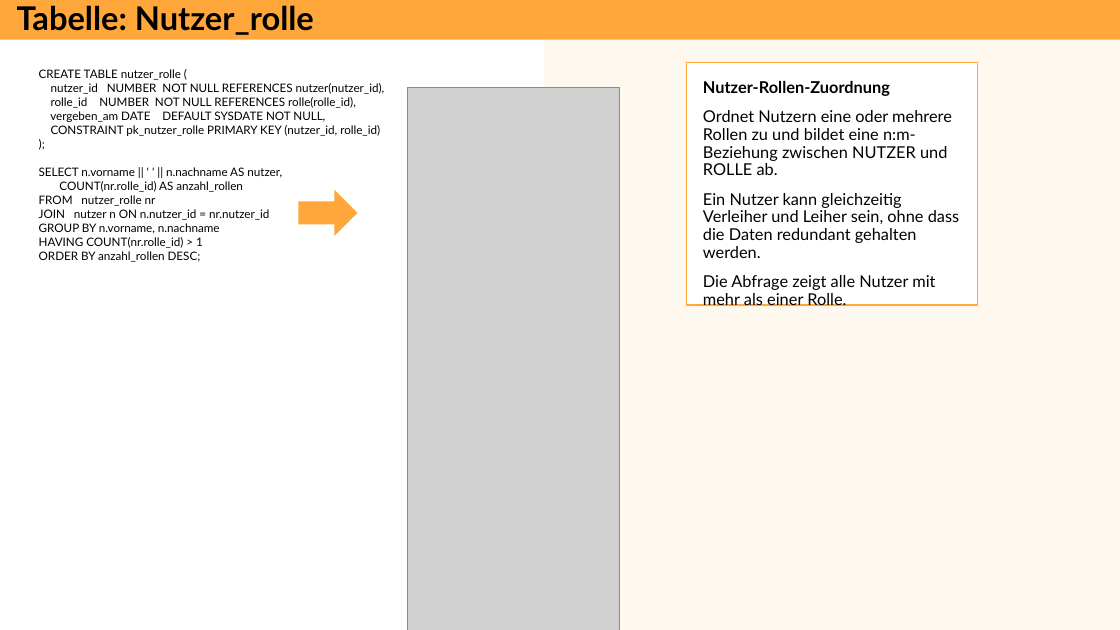
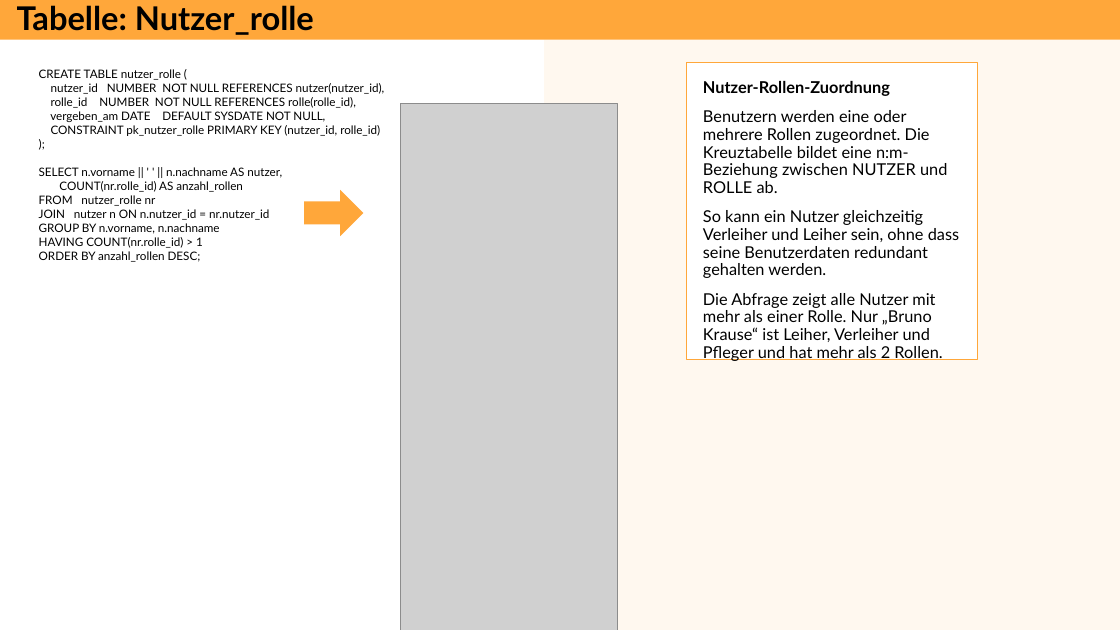
Before and after one commit to superdent/iu_datamart, a slide deck: slide 23 of dokumentation/phase2.pptx. Drawn at 1120x630 pixels with LibreOffice and Linux fonts; fonts in the diff are those of the drawing; grey boxes stand for pictures. Boxes give left, top, right and bottom in pixels: in the first picture for what was removed or moved away, otherwise in the second. Text is boxed around its words. In the diff, an @@ line names an element or a change of style, - is before the commit and + after.

```diff
--- a/dokumentation/phase2.pptx
+++ b/dokumentation/phase2.pptx
@@ rectangle "Nutzer-Rollen-Zuordnung": place and size @@
-rectangle "Nutzer-Rollen-Zuordnung" at (686, 63, 978, 305)
+rectangle "Nutzer-Rollen-Zuordnung" at (686, 63, 978, 360)
@@ picture: place and size @@
-picture at (408, 87, 619, 630)
+picture at (401, 103, 618, 630)
@@ text in rectangle at (703, 110, 959, 361): text changed @@
-Ordnet Nutzern eine oder mehrere Rollen zu und bildet eine n:m-Beziehung zwischen NUTZER und ROLLE ab.
-Ein Nutzer kann gleichzeitig Verleiher und Leiher sein, ohne dass die Daten redundant gehalten werden.
-Die Abfrage zeigt alle Nutzer mit mehr als einer Rolle.
+Benutzern werden eine oder mehrere Rollen zugeordnet. Die Kreuztabelle bildet eine n:m-Beziehung zwischen NUTZER und ROLLE ab.
+So kann ein Nutzer gleichzeitig Verleiher und Leiher sein, ohne dass seine Benutzerdaten redundant gehalten werden.
+Die Abfrage zeigt alle Nutzer mit mehr als einer Rolle. Nur „Bruno Krause“ ist Leiher, Verleiher und Pfleger und hat mehr als 2 Rollen.
@@ right arrow: place and size @@
-right arrow at (298, 190, 357, 236)
+right arrow at (304, 190, 363, 236)
```
Also in this commit, not shown: 16 other slides changed, 3 slides added, 1 slide removed, 6 other files.
